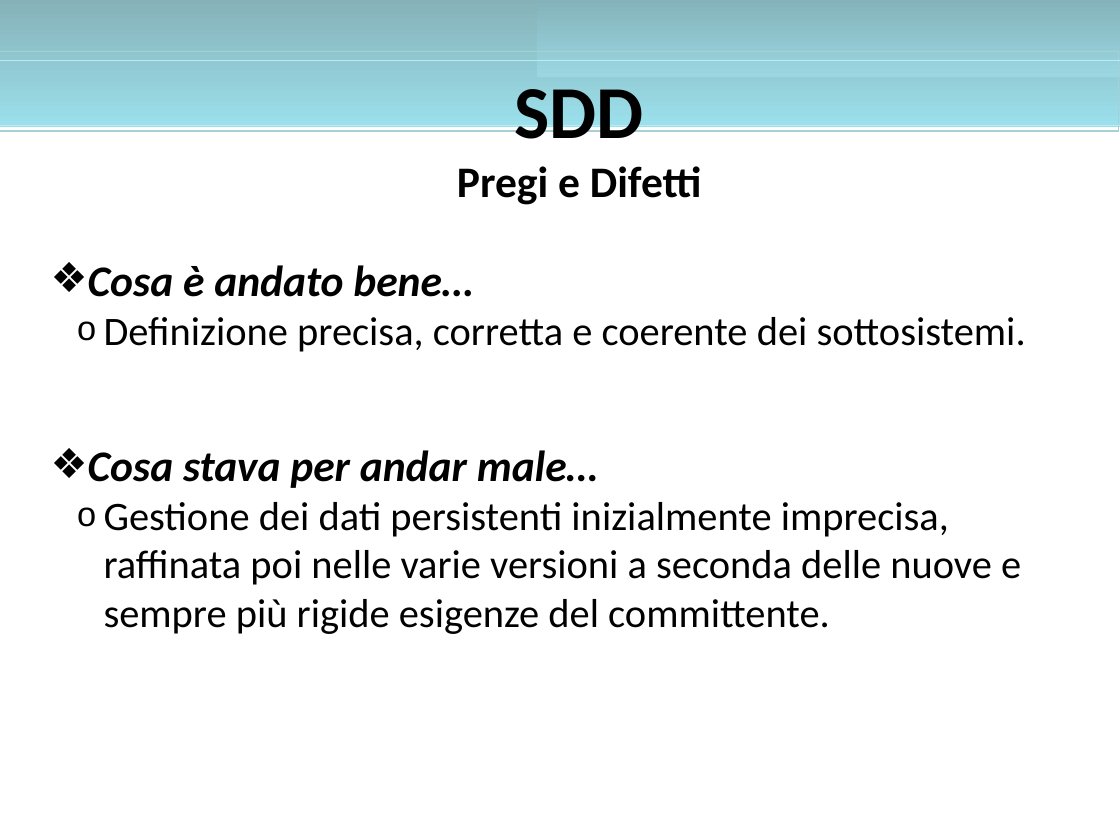
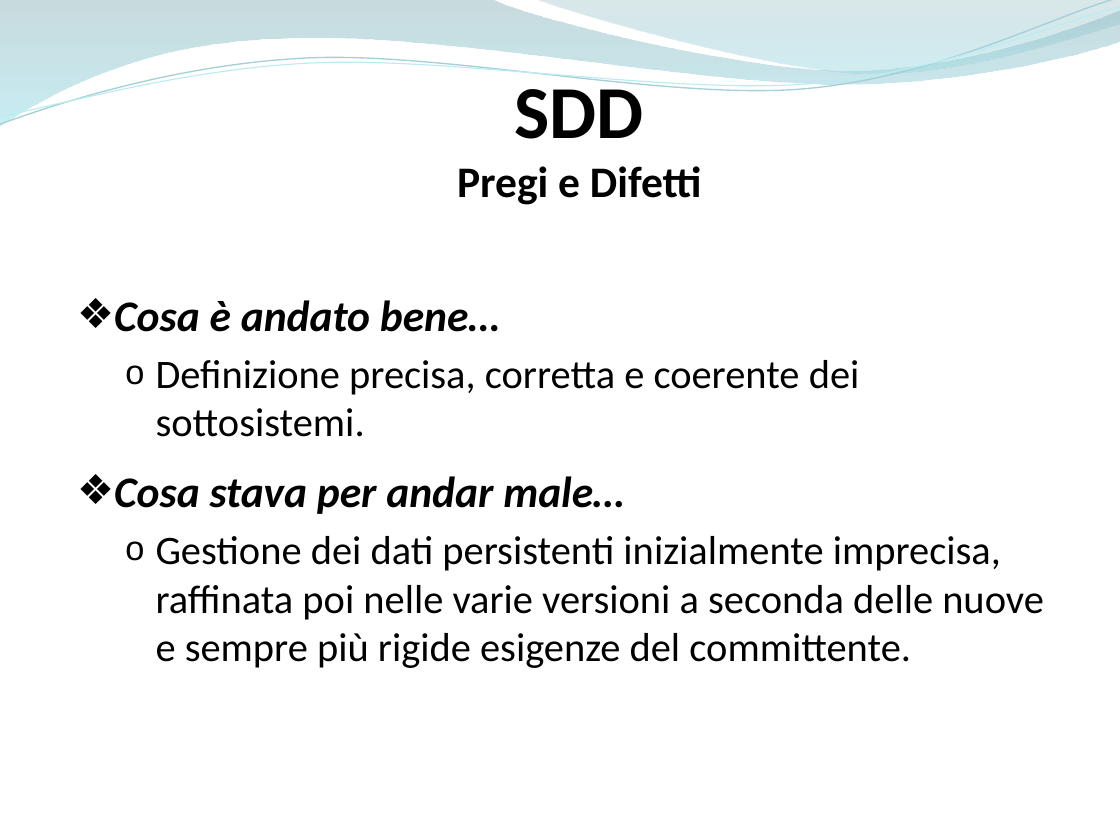
Before and after one commit to ammirate/at-silo, a slide deck: slide 24 of Presentazione/Atsilo1/Micco/Atsilo_A_Micco.pptx (slide 23 before the commit). Drawn at 1120x840 pixels with LibreOffice and Linux fonts; fonts in the diff are those of the drawing. Boxes give left, top, right and bottom in pixels: in the first picture for what was removed or moved away, otherwise in the second. Text is boxed around its words. In the diff, an @@ line names an element or a change of style, - is before the commit and + after.

```diff
--- a/Presentazione/Atsilo1/Micco/Atsilo_A_Micco.pptx
+++ b/Presentazione/Atsilo1/Micco/Atsilo_A_Micco.pptx
@@ rectangle removed at bbox=[0, 0, 1120, 127] @@
@@ freeform shape added at bbox=[0, 0, 1120, 127], fill gradient #86B2B9 to #9BE0EC @@
@@ freeform shape added at bbox=[0, 0, 1120, 131], outline #A5D0D7 0.85 pt @@
@@ freeform shape added at bbox=[0, 7, 1120, 125], outline #BBECF4 0.75 pt @@
@@ rectangle removed at bbox=[536, 0, 1120, 77] @@
@@ freeform shape added at bbox=[536, 0, 1120, 77], fill gradient #84B3BB to #9BD7E1 @@
@@ rectangle removed at bbox=[0, 52, 1119, 131] @@
@@ text "SDD" rewrapped from bbox=[457, 89, 702, 205] to bbox=[457, 76, 702, 205] @@
@@ rectangle removed at bbox=[0, 60, 1120, 125] @@
@@ text "Cosa è andato bene…" at bbox=[114, 300, 860, 437]: indent changed; more space between paragraphs @@
@@ text "Cosa è andato bene…": place and size @@
-text "Cosa è andato bene…" at bbox=[88, 265, 1026, 352]
+text "Cosa è andato bene…" at bbox=[114, 300, 860, 437]
@@ text "Cosa stava per andar male…": place and size @@
-text "Cosa stava per andar male…" at bbox=[88, 450, 1021, 634]
+text "Cosa stava per andar male…" at bbox=[114, 476, 1044, 668]
@@ text "Cosa stava per andar male…" at bbox=[114, 476, 1044, 668]: indent changed; more space between paragraphs @@
```
Also in this commit, not shown: 16 other slides changed, 7 slides added, 6 slides removed.
